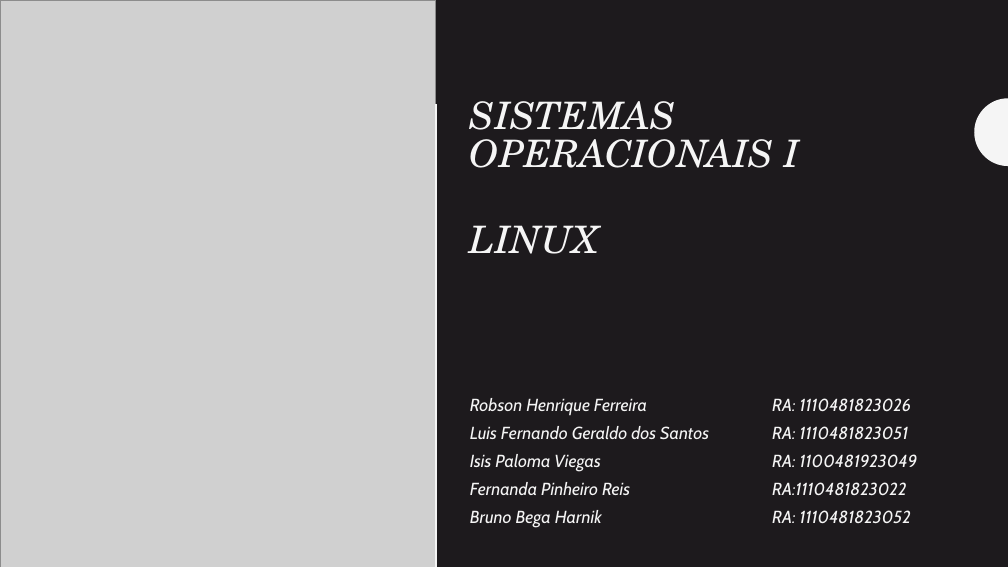
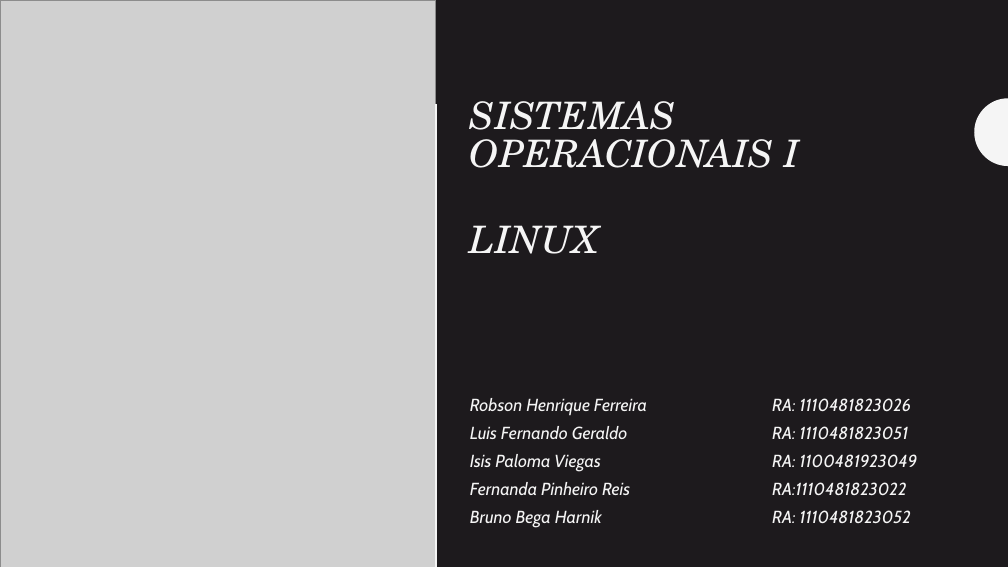
Before and after one commit to feevars/fatec4SEM, a slide deck: slide 1 of 3SEM/ISO100 - Sistemas Operacionais I/Trabalho/SISTEMAS OPERACIONAIS I - LINUX.pptx. Drawn at 1008x567 pixels with LibreOffice and Linux fonts; fonts in the diff are those of the drawing; grey boxes stand for pictures. Boxes give left, top, right and bottom in pixels: in the first picture for what was removed or moved away, otherwise in the second. Text is boxed around its words. In the diff, an @@ line names an element or a change of style, - is before the commit and + after.

```diff
--- a/3SEM/ISO100 - Sistemas Operacionais I/Trabalho/SISTEMAS OPERACIONAIS I - LINUX.pptx
+++ b/3SEM/ISO100 - Sistemas Operacionais I/Trabalho/SISTEMAS OPERACIONAIS I - LINUX.pptx
@@ subtitle at <box>470,426,909,440</box>: text changed @@
-Luis Fernando Geraldo dos Santos RA: 1110481823051
+Luis Fernando Geraldo RA: 1110481823051
```
Also in this commit, not shown: 2 slides added, 1 slide removed.
